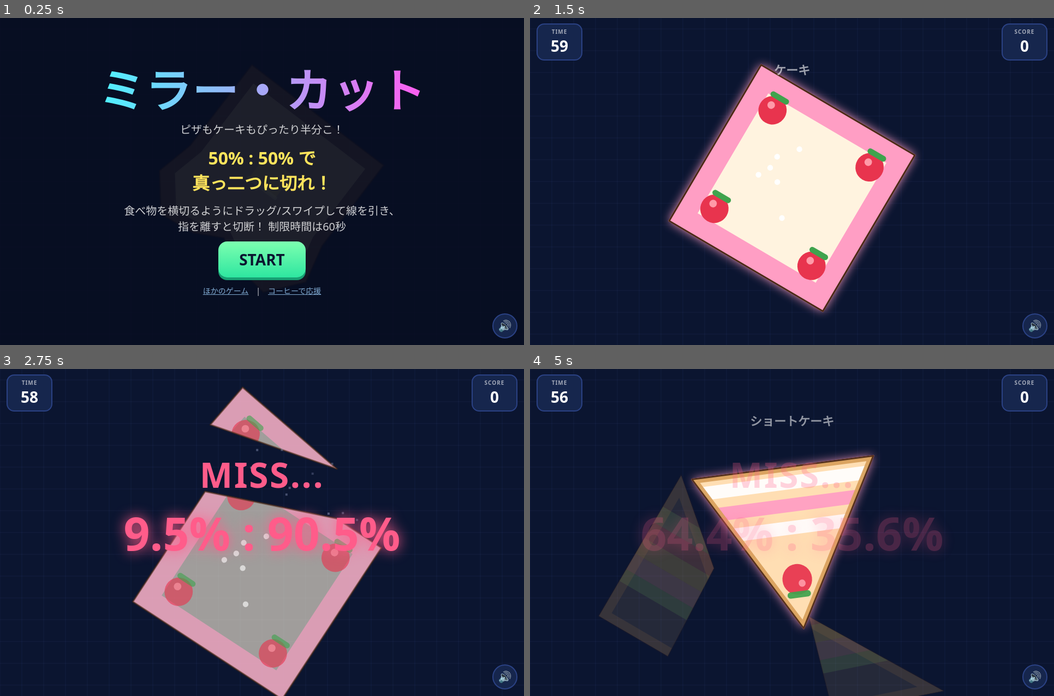
Above: before the commit, frames 1-4 (two rows, left to right).
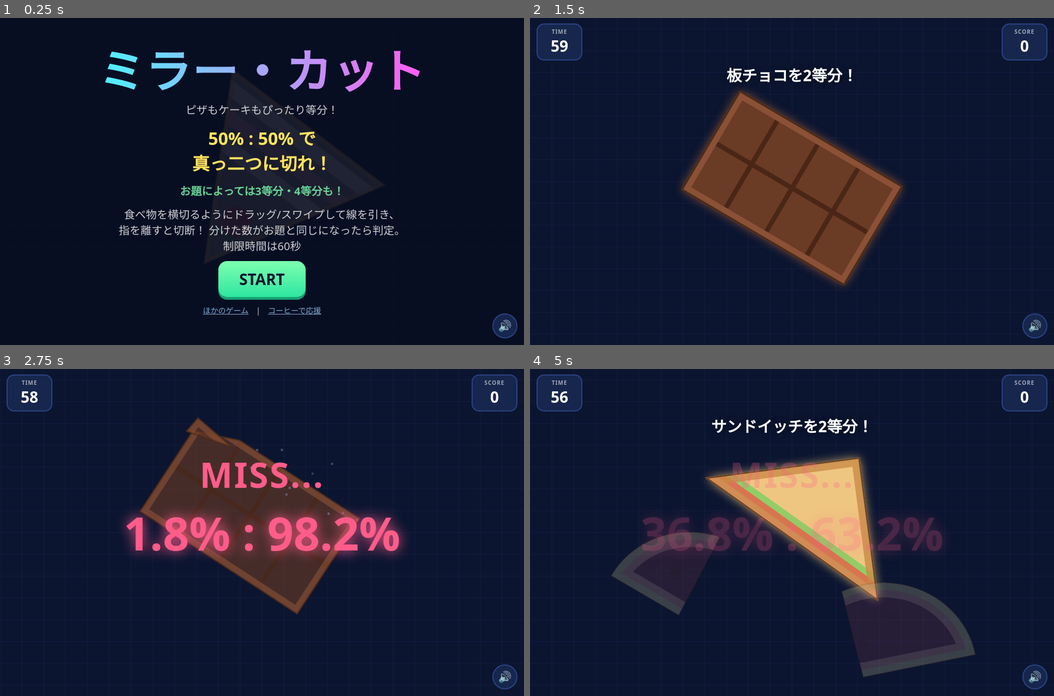
Above: after the commit, the same moments.

Repository: tukimori19/games
Game: browser game, page public/mirrorcut/index.html
Two runs of this game, one before a commit and one after it. Both use one fixed random seed, a clock stepped at 60 frames per second and the inputs below.
Inputs (mouse positions are in pixels of both pictures, inside the frame that each line leads up to):
- Up to frame 1 (0.25 s): no input
- Up to frame 2 (1.5 s): click "START" at 0.27 s; click (792, 214) at 1.07 s
- Up to frame 3 (2.75 s): click (157, 499) at 1.67 s; press the mouse at (366, 483) at 2.27 s; release the mouse at (262, 467) at 2.4 s
- Up to frame 4 (5 s): click (870, 597) at 2.87 s; click (661, 614) at 3.47 s; press the mouse at (792, 467) at 4.07 s; release the mouse at (739, 646) at 4.2 s; click (949, 548) at 4.67 s

The runs differ from the first frame. In frame 1, 10% of the frame differs, in the area x 20-81%, y 9-91%; in frame 2, 22%; in frame 3, 24%; in frame 4, 24%, in the area x 13-85%, y 14-100%.

Commit message:
Mirror Cut: realistic food shapes, 2/3/4-way split goals
Co-Authored-By: Claude Sonnet 5.5 <noreply@anthropic.com>
Claude-Session: https://claude.ai/code/session_01AV3JqhWhT4Lurx6tq75xdc

Diff:
--- a/public/index.html
+++ b/public/index.html
@@ -28,7 +28,7 @@
 <li><a class="g" href="./sushi/"><b>お寿司キャラ合体パズル</b><span>同じお寿司をタップして合体！大トロ大王を目指そう</span></a></li>
 <li><a class="g" href="./onestroke/"><b>一筆書きパズル</b><span>すべての線を1回ずつなぞろう！ 終わりのないレベル制</span></a></li>
 <li><a class="g" href="./blackhole/"><b>ブラックホール・スイーパー</b><span>カーソル（指）がブラックホール！ 45秒で画面を吸い尽くせ</span></a></li>
-<li><a class="g" href="./mirrorcut/"><b>ミラー・カット</b><span>ピザもケーキも1本の線でぴったり半分こ！ 60秒の一刀両断パズル</span></a></li>
+<li><a class="g" href="./mirrorcut/"><b>ミラー・カット</b><span>ピザもケーキもぴったり2・3・4等分！ 60秒の一刀両断パズル</span></a></li>
 <!-- /GAMES -->
 </ul>
 <footer>ゲームが気に入ったら <a href="https://buymeacoffee.com/tukimori" target="_blank" rel="noopener noreferrer">コーヒーを贈って応援</a> してもらえると嬉しいです。</footer>
--- a/public/mirrorcut/index.html
+++ b/public/mirrorcut/index.html
@@ -16,6 +16,7 @@
 #mute{position:fixed;right:12px;bottom:max(12px,env(safe-area-inset-bottom));width:46px;height:46px;border-radius:50%;border:2px solid #2b4285;background:#16264d;color:#fff;font-size:20px;z-index:5}
 #ratio{position:fixed;left:0;right:0;top:50%;transform:translateY(-50%);text-align:center;font-weight:900;font-size:clamp(34px,11vw,84px);pointer-events:none;font-variant-numeric:tabular-nums;text-shadow:0 0 24px currentColor;opacity:0}
 #grade{position:fixed;left:0;right:0;top:calc(50% - clamp(78px,19vw,150px));text-align:center;font-weight:900;font-size:clamp(28px,9vw,64px);pointer-events:none;opacity:0;letter-spacing:.04em}
+#goal{position:fixed;left:0;right:0;top:max(84px,calc(env(safe-area-inset-top) + 76px));text-align:center;font-weight:900;font-size:clamp(18px,5.2vw,28px);pointer-events:none;display:none;text-shadow:0 2px 0 #0b1530,0 0 12px rgba(0,0,0,.6)}
 #combo{position:fixed;left:0;right:0;bottom:max(70px,calc(env(safe-area-inset-bottom) + 60px));text-align:center;font-weight:900;font-size:clamp(22px,6vw,40px);color:#ffe45c;pointer-events:none;text-shadow:0 0 14px #ffb300}
 #flash{position:fixed;inset:0;background:#fff;opacity:0;pointer-events:none}
 .pop{animation:pop .9s ease-out forwards}
@@ -45,14 +46,15 @@
 <body>
 <canvas id="cv"></canvas>
 <div id="hud"><div class="pill" id="time"><small>TIME</small><span id="tv">60</span></div><div class="pill"><small>SCORE</small><span id="sv">0</span></div></div>
-<div id="grade"></div><div id="ratio"></div><div id="combo"></div><div id="flash"></div>
+<div id="goal"></div><div id="grade"></div><div id="ratio"></div><div id="combo"></div><div id="flash"></div>
 <button id="mute" aria-label="音">🔊</button>
 
 <div class="ov" id="title">
   <h1>ミラー・カット</h1>
-  <div class="sub">ピザもケーキもぴったり半分こ！</div>
+  <div class="sub">ピザもケーキもぴったり等分！</div>
   <div class="rule">50% : 50% で<br>真っ二つに切れ！</div>
-  <div class="sub">食べ物を横切るようにドラッグ/スワイプして線を引き、<br>指を離すと切断！ 制限時間は60秒</div>
+  <div class="sub" style="color:#7dffb0;font-weight:800">お題によっては3等分・4等分も！</div>
+  <div class="sub">食べ物を横切るようにドラッグ/スワイプして線を引き、<br>指を離すと切断！ 分けた数がお題と同じになったら判定。<br>制限時間は60秒</div>
   <button class="btn" id="start">START</button>
   <div class="links"><a href="../">ほかのゲーム</a>　|　<a href="https://buymeacoffee.com/tukimori" target="_blank" rel="noopener noreferrer">コーヒーで応援</a></div>
 </div>
@@ -121,28 +123,34 @@
 const FOODS={
  pizza:{ja:'ピザ',col:'#ffcf4f',gen:()=>circ(56,1,0,0,0,TAU).slice(0,-1),paint(p,D){fp(p,'#ffcf4f');D.slice(0,7).forEach(d=>{dot(d[0],d[1],.13*d[2],'#d6453d');dot(d[0]+.03,d[1]-.03,.035,'#f08b7e')});D.slice(7,12).forEach(d=>dot(d[0],d[1],.05,'#4aa84a'));inset(p,'#e59a3c',.13)}},
  pizzaBite:{ja:'かじられたピザ',col:'#ffcf4f',gen:()=>{const a0=rnd(0,TAU),w=rnd(.9,1.5);return[[0,0]].concat(circ(48,1,0,0,a0+w,a0+TAU))},paint(p,D){FOODS.pizza.paint(p,D)}},
+ cake:{ja:'ホールケーキ',col:'#ff9ec4',gen:()=>circ(56,1,0,0,0,TAU).slice(0,-1),paint(p,D){fp(p,'#fff3df');inset(p,'#ff9ec4',.2);for(let i=0;i<8;i++){const a=i/8*TAU+.2,x=Math.cos(a)*.64,y=Math.sin(a)*.64;dot(x,y,.13,'#e8344e');dot(x-.04,y-.04,.035,'#ff9aa8');ln(x-.07,y-.13,x+.07,y-.13,'#3fa34d',.05)}for(let i=0;i<20;i++){const a=i/20*TAU;dot(Math.cos(a)*.9,Math.sin(a)*.9,.05,'#fff')}dot(0,0,.3,'#fff');dot(0,0,.12,'#ffd36b')}},
  choco:{ja:'板チョコ',col:'#8a5136',gen:()=>{const h=rnd(.55,.75);return[[-1,-h],[1,-h],[1,h],[-1,h]]},paint(p,D){fp(p,'#6a3b25');const h=Math.abs(p[0][1]);for(let i=-1;i<=1;i+=.5)ln(i,-h,i,h,'#4a2616',.05);ln(-1,0,1,0,'#4a2616',.05);inset(p,'#8a5136',.07)}},
- cakeSq:{ja:'ケーキ',col:'#ff9ec4',gen:()=>[[-.95,-.95],[.95,-.95],[.95,.95],[-.95,.95]],paint(p,D){fp(p,'#fff3df');inset(p,'#ff9ec4',.22);[[-.6,-.6],[.6,-.6],[-.6,.6],[.6,.6]].forEach(c=>{dot(c[0],c[1],.15,'#e8344e');dot(c[0]-.04,c[1]-.04,.04,'#ff9aa8');ln(c[0]-.08,c[1]-.15,c[0]+.08,c[1]-.15,'#3fa34d',.06)});D.slice(0,6).forEach(d=>dot(d[0]*.6,d[1]*.6,.03,'#fff'))}},
  cakeSlice:{ja:'ショートケーキ',col:'#ff9ec4',gen:()=>[[0,-1],[1.05,.8],[-1.05,.8]],paint(p,D){fp(p,'#ffe3b3');band(p,.05,.2,'#fff');band(p,.3,.45,'#ff9ec4');band(p,.55,.7,'#fff');dot(0,-.45,.17,'#e8344e');dot(-.05,-.5,.04,'#ff9aa8');ln(-.1,-.62,.1,-.62,'#3fa34d',.07);inset(p,'#d9a05b',.05)}},
- sandwich:{ja:'サンドイッチ',col:'#f3c982',gen:()=>[[-1,-.9],[1,.9],[-1,.9]],paint(p,D){fp(p,'#f3c982');band(p,-.5,-.3,'#78cf5f');band(p,-.3,-.1,'#ee5a4a');band(p,-.1,.1,'#ffd84a');band(p,.1,.3,'#f4a0a0');band(p,.3,.45,'#78cf5f');inset(p,'#c98a45',.1)}},
+ sandwich:{ja:'サンドイッチ',col:'#f3c982',gen:()=>[[-1,-.9],[1,.9],[-1,.9]],paint(p,D){fp(p,'#f3c982');g.save();pth(p);g.clip();ln(-1,-.9,1,.9,'#78cf5f',.5);ln(-1,-.9,1,.9,'#ee5a4a',.34);ln(-1,-.9,1,.9,'#f4a0a0',.18);g.restore();inset(p,'#c98a45',.1)}},
  melon:{ja:'スイカ',col:'#ff5a6a',gen:()=>circ(44,1,0,.5,Math.PI,TAU),paint(p,D){fp(p,'#ff5a6a');D.slice(0,9).forEach(d=>{g.save();g.translate(d[0]*.85,.25-Math.abs(d[1])*.6);g.rotate(d[3]);g.scale(1,1.8);dot(0,0,.035,'#222');g.restore()});inset(p,'#eaf7d0',.16);inset(p,'#2e9e4f',.08)}},
- toast:{ja:'トースト',col:'#e0a85c',gen:()=>[[-.9,.95],[.9,. …(262 unchanged characters)…
+ toast:{ja:'食パン',col:'#e0a85c',gen:()=>[[-.9,.95],[.9,. …(262 unchanged characters)…
  onigiri:{ja:'おにぎり',col:'#fffdf5',gen:()=>chaikin([[0,-.95],[.98,.8],[-.98,.8]],3),paint(p,D){fp(p,'#fffdf5');D.slice(0,7).forEach(d=>dot(d[0]*.7,d[1]*.7-.1,.025,'#e5dfcc'));band(p,.1,1.2,'#1d2a29');inset(p,'#d8d2c0',.04)}},
- cheese:{ja:'チーズ',col:'#ffd54a',gen:()=>[[-1.1,.55],[1.1,.55],[1.1,-.1],[-1.1,-.65]],paint(p,D){fp(p,'#ffcf3f');D.slice(0,6).forEach(d=>dot(d[0]*1.3,d[1]*.45+.1,.09*d[2],'#e0a416'));inset(p,'#ffe27a',.1)}},
+ cheese:{ja:'チーズ',col:'#ffd54a',gen:()=>[[0,.8]].concat(circ(20,1.7,0,.8,-Math.PI/2-.5,-Math.PI/2+.5)),paint(p,D){fp(p,'#ffcf3f');D.slice(0,6).forEach(d=>dot(d[0]*.6,d[1]*.5-.1,.09*d[2],'#e0a416'));inset(p,'#ffe27a',.1)}},
  cookie:{ja:'かじりクッキー',col:'#d9964a',gen:()=>{const bs=[];for(let i=0;i<3;i++)bs.push([rnd(0,TAU),rnd(.2,.32),rnd(.3,.5) …(327 unchanged characters)…
+ hotdog:{ja:'ホットドッグ',col:'#e9b46a',gen:()=>{const o=[],r=.42;for(let i=0;i<=16;i++){const a=-Math.PI/2+Math.PI*i/16;o.push([1.2-r+Math.cos(a)*r,Math.sin(a)*r])}for(let i=0;i<=16;i++){const a=Math.PI/2+Math.PI*i/16;o.push([-1.2+r+Math.cos(a)*r,Math.sin(a)*r])}return o},paint(p,D){fp(p,'#e9b46a');g.save();pth(p);g.clip();g.fillStyle='#c4412d';g.fillRect(-3,-.17,6,.34);g.restore();g.beginPath();for(let x=-1.1;x<=1.1;x+=.14){g.lineTo(x,(Math.round((x+1.1)/.14)%2?.07:-.07))}g.lineWidth=.06;g.strokeStyle='#ffd23f';g.lineJoin='round';g.stroke();inset(p,'#c98a45',.06)}},
  croissant:{ja:'クロワッサン',col:'#e3a23f',gen:()=>{const o=[];for(let i=0;i<=30;i++){const t=Math.PI-Math.PI*i/30;o.push([M …(333 unchanged characters)…
  heart:{ja:'ハートクッキー',col:'#ff8fb3',gen:()=>{const o=[];for(let i=0;i<64;i++){const t=i/64*TAU;o.push([1.08*16*Math.pow( …(297 unchanged characters)…
  star:{ja:'スタークッキー',col:'#ffd24d',gen:()=>{const o=[];for(let i=0;i<10;i++){const r=i%2?.5:1.1,a=-Math.PI/2+i*Math.PI/5 …(234 unchanged characters)…
- brownie:{ja:'ブラウニー',col:'#7a4a30',gen:()=>[[-1,-1],[-.3,-1],[-.3,.3],[1,.3],[1,1],[-1,1]],paint(p,D){fp(p,'#5b3320');inset(p,'#7a4a30',.1);D.slice(0,10).forEach(d=>dot(d[0]*1.1,d[1]*1.1,.06*d[2],'#c9a06a'))}}
+ taiyaki:{ja:'たい焼き',col:'#e8a64a',gen:()=>[[-1,0],[-.9,-.27],[-.62,-.47],[-.25,-.52],[.15,-.45],[.45,-.28],[.58,-.22],[.78,-.5],[1,-.62],[.95,-.2],[.82,0],[.95,.2],[1,.62],[.78,.5],[.58,.22],[.45,.28],[.15,.45],[-.25,.52],[-.62,.47],[-.9,.27]],paint(p,D){fp(p,'#e8a64a');for(let r=0;r<3;r++)for(let c=0;c<5;c++){g.beginPath();g.arc(-.35+c*.2+(r%2)*.1,-.25+r*.22,.09,0,Math.PI);g.lineWidth=.03;g.strokeStyle='#c47a2a';g.stroke()}dot(-.68,-.1,.07,'#fff');dot(-.67,-.1,.035,'#222');g.beginPath();g.moveTo(.55,0);g.lineTo(.95,-.5);g.moveTo(.55,0);g.lineTo(.95,.5);g.lineWidth=.03;g.strokeStyle='#c47a2a';g.stroke();inset(p,'#c47a2a',.06)}}
 };
-const EASY=['pizza','choco','cakeSq','sandwich','melon','toast','cakeSlice'],MID=['onigiri','cheese','pizzaBite','cookie'],HARD=['croissant','heart','star','brownie'];
+const EASY=['pizza','cake','choco','melon','toast','cakeSlice','sandwich'],MID=['onigiri','cheese','pizzaBite','cookie','hotdog'],HARD=['croissant','heart','star','taiyaki'];
+const MULT={2:1,3:1.6,4:2.2};
+let curN=2,cutLines=[];
 let shape=null;
-function newShape(force){
+function pickN(){const c=stats.cuts,r=Math.random();if(c<3)return 2;if(c<8)return r<.65?2:3;return r<.4?2:r<.72?3:4}
+function newShape(force,forceN){
   const pool=stats.cuts<4?EASY:stats.cuts<10?EASY.concat(MID):MID.concat(HARD,EASY.slice(0,3));
   const k=force||pool[Math.floor(Math.random()*pool.length)],F=FOODS[k];
   const D=[];for(let i=0;i<16;i++){const a=rnd(0,TAU),r=Math.sqrt(Math.random())*.72;D.push([Math.cos(a)*r,Math.sin(a)*r,rnd(.75,1.15),rnd(0,TAU)])}
   shape={kind:k,unit:F.gen(),deco:D,rot:rnd(0,TAU),sx:rnd(.92,1.08),sy:rnd(.92,1.08),col:F.col,born:performance.now()};
-}
+  curN=forceN||(state==='play'?pickN():2);cutLines=[];setGoal(1);
+}
+function setGoal(m){const e=$('goal');if(!e)return;e.style.display=state==='play'?'block':'none';e.textContent=FOODS[shape.kind].ja+'を'+curN+'等分！'+(m>1?'（いま'+m+'こ）':'');e.style.color=curN===2?'#fff':curN===3?'#7dffb0':'#ffe45c'}
 function tfm(sc){return{S:Math.min(W,H*.82)*.36*(sc||1),cx:W/2,cy:H/2+Math.min(14,H*.02),rot:shape.rot,sx:shape.sx,sy:shape.sy}}
 function scr(sc){
   const T=tfm(sc),c=Math.cos(T.rot),s=Math.sin(T.rot);
@@ -161,12 +169,12 @@
 try{best=+localStorage.getItem('mc_best')||0}catch(e){}
 function setHud(){$('sv').textContent=score;$('tv').textContent=Math.ceil(tLeft);$('time').classList.toggle('low',tLeft<=10)}
 function startGame(){
-  ac();sfx.start();state='play';tLeft=60;score=0;combo=0;maxCombo=0;stats={cuts:0,errSum:0};pieces=[];parts=[];lock=false;drag=null;
+  ac();sfx.start();state='play';tLeft=60;score=0;combo=0;maxCombo=0;stats={cuts:0,errSum:0};pieces=[];parts=[];lock=false;drag=null;cutLines=[];
   $('title').classList.add('hide');$('result').classList.add('hide');$('hud').style.display='flex';$('combo').textContent='';
-  newShape();setHud();last=performance.now();
+  newShape();setGoal(1);setHud();last=performance.now();
 }
 function endGame(){
-  state='over';drag=null;sfx.end();$('hud').style.display='none';$('combo').textContent='';
+  state='over';drag=null;$('goal').style.display='none';sfx.end();$('hud').style.display='none';$('combo').textContent='';
   const avg=stats.cuts?(stats.errSum/stats.cuts):null;
   $('big').textContent=score;$('rc').textContent=maxCombo;$('rn').textContent=stats.cuts;$('re').textContent=avg===null?'-':avg.toFixed(2)+'%';
   let nb='';if(score>best){best=score;nb='NEW RECORD!';try{localStorage.setItem('mc_best',best)}catch(e){}}
@@ -185,29 +193,34 @@
 cv.addEventListener('pointerup',up);cv.addEventListener('pointercancel',e=>{if(drag&&e.pointerId===drag.id)drag=null});
 
 /* ---------- cut ---------- */
+function computeCells(poly,lines){let cs=[poly];for(const [a,b] of lines){const dx=b[0]-a[0],dy=b[1]-a[1],L=Math.hypot(dx,dy),nx=-dy/L,ny=dx/L,c=nx*a[0]+ny*a[1],out=[];for(const P of cs){[clip(P,nx,ny,c),clip(P,-nx,-ny,-c)].forEach(Q=>{if(Q.length>2&&area(Q)>1)out.push(Q)})}cs=out}return cs}
 function doCut(a,b){
   if(Math.hypot(b[0]-a[0],b[1]-a[1])<24)return;
-  const poly=scr(1),r=split(poly,a,b);
-  if(!r||r.aA<1||r.aB<1){sfx.noCut();msg('食べ物を横切って！',null,'#9fd2ff',true);return}
+  const poly=scr(1),prev=computeCells(poly,cutLines).length,lines=cutLines.concat([[a,b]]),cells=computeCells(poly,lines);
+  if(cells.length===prev){sfx.noCut();msg('食べ物を横切って！',null,'#9fd2ff');return}
+  cutLines=lines;
+  const M=cells.length,N=curN;
+  if(M<N){sfx.swish();burst(a,b,'x',shape.col);setGoal(M);return}
   sfx.swish();
-  const pa=r.aA/r.t*100,pb=100-pa,err=Math.abs(pa-50);
+  const areas=cells.map(area),t=areas.reduce((x,y)=>x+y,0),pc=areas.map(x=>x/t*100),ideal=100/N;
+  const err=M===N?Math.max(...pc.map(p=>Math.abs(p-ideal))):10;
   let grade,col;
   if(err<=1.0){grade='PERFECT!!';col='#ffe45c'}else if(err<=3.0){grade='GREAT!';col='#7dffb0'}else{grade='MISS...';col='#ff5c8a'}
   stats.cuts++;stats.errSum+=err;
+  const mult=MULT[N]||1;
   if(grade==='MISS...'){combo=0;sfx.miss();shakeT=.25;document.body.classList.remove('shake');void document.body.offsetWidth;document.body.classList.add('shake')}
   else{
     const c0=combo;combo++;maxCombo=Math.max(maxCombo,combo);
-    if(grade==='PERFECT!!'){score+=300+c0*50;sfx.perfect(c0);flash()}else{score+=100+c0*20;sfx.great(c0)}
+    if(grade==='PERFECT!!'){score+=Math.round((300+c0*50)*mult/10)*10;sfx.perfect(c0);flash()}else{score+=Math.round((100+c0*20)*mult/10)*10;sfx.great(c0)}
   }
   $('combo').textContent=combo>=2?combo+' COMBO!':'';
   setHud();
-  // pieces fly apart along the cut normal
-  const T=tfm(1),mk=(P,k)=>{let cx=0,cy=0;P.forEach(t=>{cx+=t[0];cy+=t[1]});cx/=P.length;cy/=P.length;pieces.push({p:P,T,kind:shape.kind,unit:shape.unit,deco:shape.deco,col:shape.col,pcx:cx,pcy:cy,x:0,y:0,ang:0,vx:k*r.nx*160,vy:k*r.ny*160-60,vr:rnd(-.7,.7),life:0})};
-  mk(r.A,1);mk(r.B,-1);
+  const T=tfm(1),mk=P=>{let cx=0,cy=0;P.forEach(q=>{cx+=q[0];cy+=q[1]});cx/=P.length;cy/=P.length;let dx=cx-T.cx,dy=cy-T.cy,d=Math.hypot(dx,dy);if(d<1){const an=rnd(0,TAU);dx=Math.cos(an);dy=Math.sin(an);d=1}pieces.push({p:P,T,kind:shape.kind,unit:shape.unit,deco:shape.deco,col:shape.col,pcx:cx,pcy:cy,x:0,y:0,ang:0,vx:dx/d*170,vy:dy/d*170-60,vr:rnd(-.7,.7),life:0})};
+  cells.forEach(mk);
   burst(a,b,grade,shape.col);
-  msg(grade,pa.toFixed(1)+'% : '+pb.toFixed(1)+'%',col);
-  shape=null;lock=true;
-  setTimeout(()=>{if(state==='play'){newShape();lock=false}},grade==='MISS...'?650:520);
+  msg(grade,M===N?pc.map(x=>x.toFixed(1)+'%').join(' : '):M+'つに分かれちゃった！',col,N,M!==N);
+  shape=null;cutLines=[];lock=true;$('goal').style.display='none';
+  setTimeout(()=>{if(state==='play'){newShape();lock=false;setGoal(1)}},grade==='MISS...'?700:560);
 }
 function burst(a,b,grade,col){
   const n=grade==='PERFECT!!'?46:grade==='GREAT!'?26:12,dx=b[0]-a[0],dy=b[1]-a[1],L=Math.hypot(dx,dy);
@@ -215,10 +228,12 @@
     parts.push({x,y,vx:Math.cos(an)*v,vy:Math.sin(an)*v,life:0,max:rnd(.4,.9),c:grade==='MISS...'?'#8a93b8':(Math.random()<.5?col:'#fff')})}
 }
 function flash(){const f=$('flash');f.style.transition='none';f.style.opacity=.55;void f.offsetWidth;f.style.transition='opacity .35s';f.style.opacity=0}
-function msg(grade,ratio,col,small){
+function msg(grade,ratio,col,N,over){
   const gE=$('grade'),rE=$('ratio');
-  gE.textContent=grade;gE.style.color=col;gE.classList.remove('popg');void gE.offsetWidth;gE.classList.add('popg');
-  if(ratio){rE.textContent=ratio;rE.style.color=col;rE.classList.remove('pop');void rE.offsetWidth;rE.classList.add('pop')}
+  gE.textContent=grade;gE.style.color=col;gE.style.top=(N===4&&!over)?'calc(50% - clamp(104px,25vw,190px))':'';gE.classList.remove('popg');void gE.offsetWidth;gE.classList.add('popg');
+  if(ratio){rE.textContent=ratio;if(N===4&&!over){const q=ratio.split(' : ');rE.innerHTML=q.slice(0,2).join(' : ')+'<br>'+q.slice(2).join(' : ')}
+    rE.style.fontSize=over?'clamp(20px,5.6vw,40px)':N===3?'clamp(22px,6.2vw,52px)':N===4?'clamp(24px,8vw,60px)':'';
+    rE.style.color=col;rE.classList.remove('pop');void rE.offsetWidth;rE.classList.add('pop')}
 }
 
 /* ---------- loop ---------- */
@@ -243,7 +258,7 @@
     const p=scr(sc);drawPoly(p,shape.col,shape.col,shape.col,e);
     g.save();g.globalAlpha=e;pth(p);g.clip();paintFood(shape.kind,shape.unit,shape.deco,tfm(sc));g.restore();
     g.save();g.globalAlpha=e;pth(p);g.lineWidth=3;g.strokeStyle='#4a2a16';g.lineJoin='round';g.stroke();g.restore();
-    if(state==='play'){g.save();g.globalAlpha=.6*e;g.fillStyle='#fff';g.font='700 '+Math.max(15,Math.min(22,W*.045))+'px system-ui,sans-serif';g.textAlign='center';g.fillText(FOODS[shape.kind].ja,W/2,Math.max(104,H*.5-Math.min(W,H*.82)*.36*1.5));g.restore()}
+    if(cutLines.length){g.save();pth(p);g.clip();g.setLineDash([]);g.lineWidth=3;g.strokeStyle='#fff';g.shadowColor='#fff';g.shadowBlur=10;const R=Math.hypot(W,H);cutLines.forEach(l=>{const dx=l[1][0]-l[0][0],dy=l[1][1]-l[0][1],L=Math.hypot(dx,dy),ux=dx/L,uy=dy/L;g.beginPath();g.moveTo(l[0][0]-ux*R,l[0][1]-uy*R);g.lineTo(l[0][0]+ux*R,l[0][1]+uy*R);g.stroke()});g.restore()}
   }else if(!shape&&state==='title'){newShape()}
   if(shape&&state==='title'){shape.rot+=dt*.4;const p=scr(1);g.save();g.globalAlpha=.55;g.save();pth(p);g.clip();paintFood(shape.kind,shape.unit,shape.deco,tfm(1));g.restore();pth(p);g.lineWidth=3;g.strokeStyle='#4a2a16';g.stroke();g.restore()}
   // flying pieces
@@ -267,7 +282,7 @@
   requestAnimationFrame(frame);
 }
 requestAnimationFrame(frame);
-window.__mc={get shape(){return shape?scr(1):null},get state(){return state},force(k){newShape(k);lock=false},kinds:Object.keys(FOODS),get lock(){return lock},get W(){return W},get H(){return H},split};
+window.__mc={get shape(){return shape?scr(1):null},get state(){return state},get N(){return curN},force(k,n){newShape(k,n);lock=false},kinds:Object.keys(FOODS),get lock(){return lock},get W(){return W},get H(){return H},split};
 })();
 </script>
 </body>
